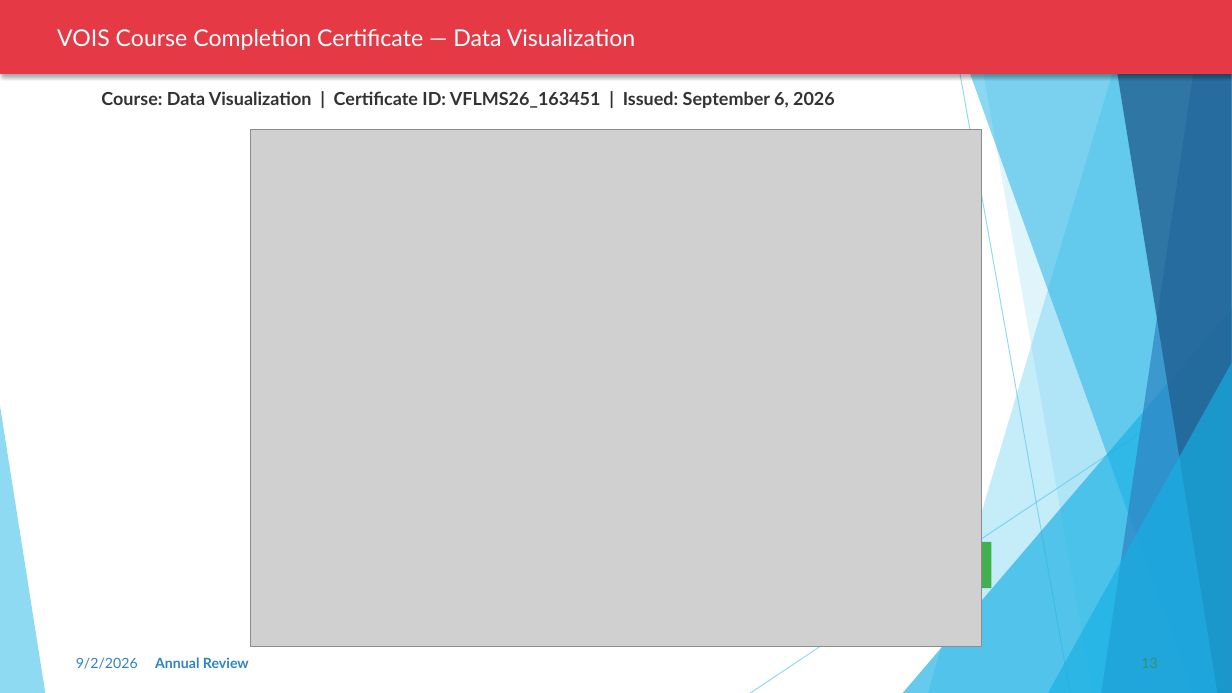
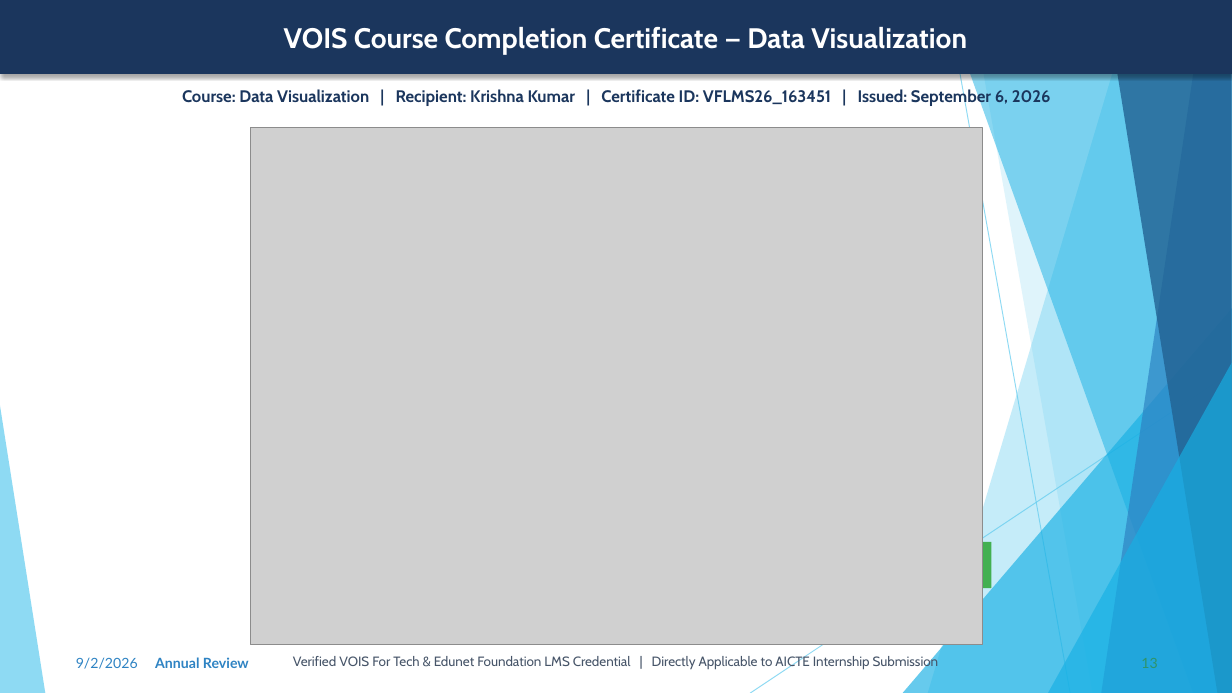
Before and after one commit to krishna3163/Seasonal-Agriculture-Performance-Analysis, a slide deck: slide 13 of VOIS_Project_PPT.pptx. Drawn at 1232x693 pixels with LibreOffice and Linux fonts; fonts in the diff are those of the drawing; grey boxes stand for pictures. Boxes give left, top, right and bottom in pixels: in the first picture for what was removed or moved away, otherwise in the second. Text is boxed around its words. In the diff, an @@ line names an element or a change of style, - is before the commit and + after.

Commit message:
Professionally polish PPT: fix data consistency, remove emojis, improve GitHub & certificate slides

```diff
--- a/VOIS_Project_PPT.pptx
+++ b/VOIS_Project_PPT.pptx
@@ rectangle "VOIS Course Completion Certificate — ..." at (0, 0, 1232, 74): size 18 to 22 pt, font Lato to Cabin, bold on; alignment left to centre; fill #E63946 to #1B365D; outline none to #1B365D 1 pt @@
@@ text at (182, 88, 1051, 106): text changed; size 14 to 13 pt; font Lato to Cabin; text colour #323232 to #1B365D @@
-Course: Data Visualization | Certificate ID: VFLMS26_163451 | Issued: September 6, 2026
+Course: Data Visualization | Recipient: Krishna Kumar | Certificate ID: VFLMS26_163451 | Issued: September 6, 2026
@@ text added at (293, 655, 939, 670), 10.5 pt, text #475569 @@
+Verified VOIS For Tech & Edunet Foundation LMS Credential | Directly Applicable to AICTE Internship Submission
```
Also in this commit, not shown: 13 other slides changed.
